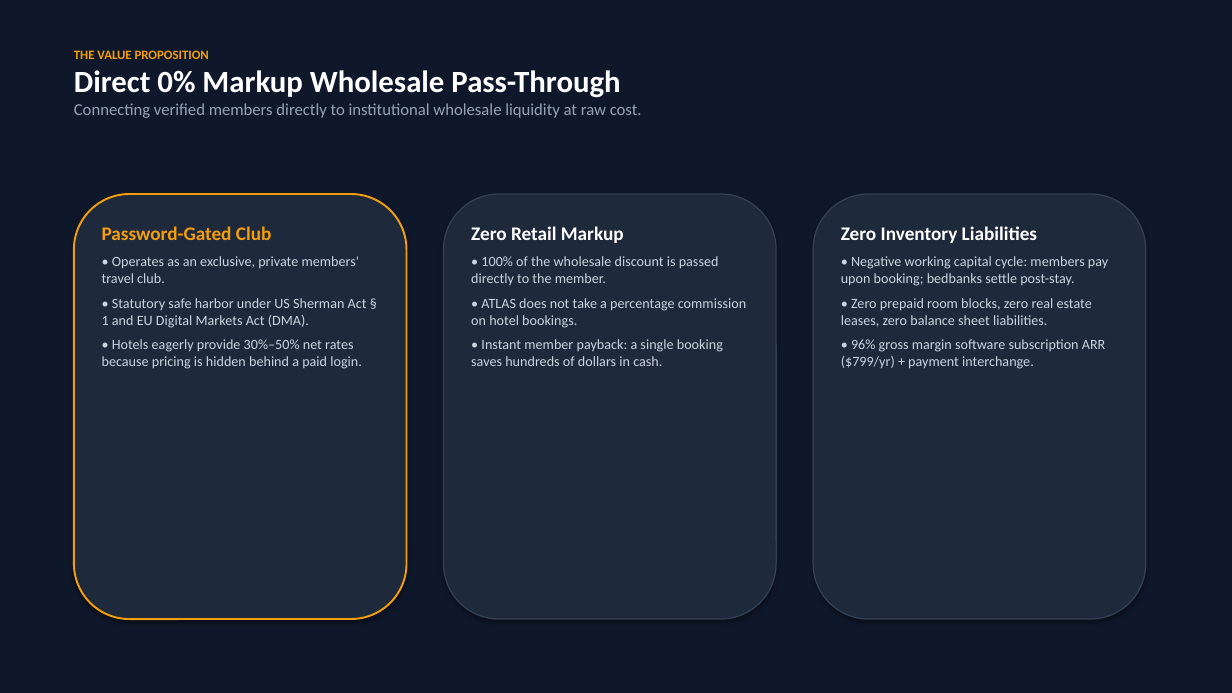
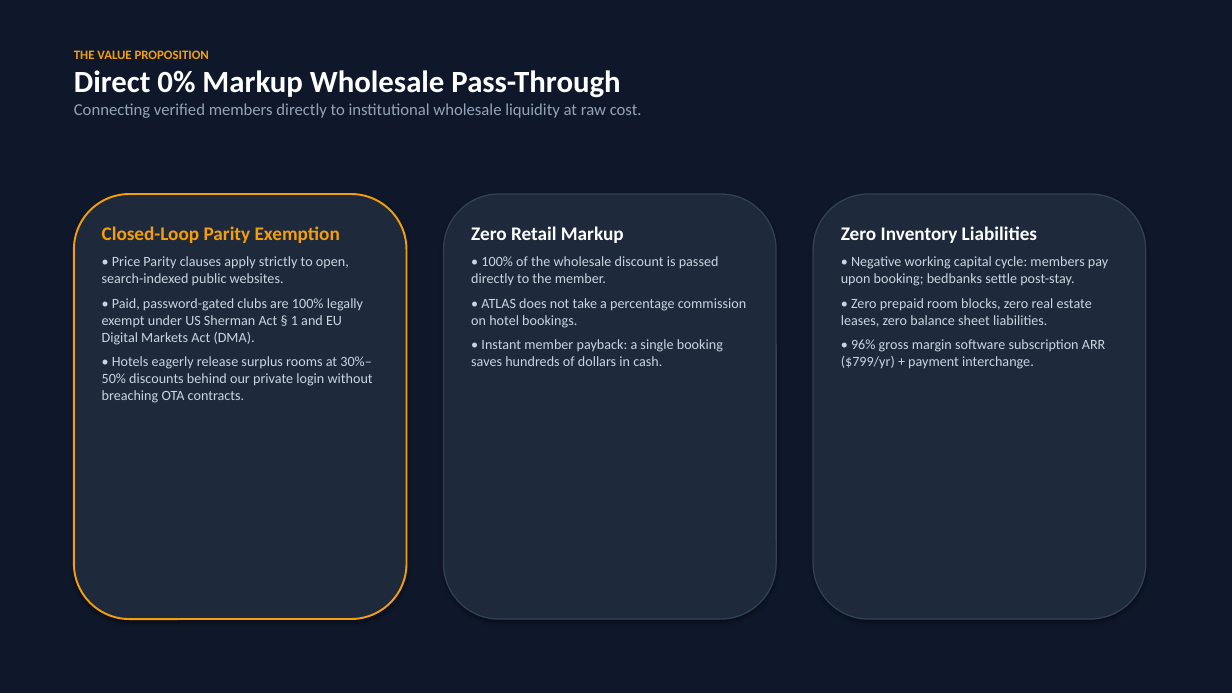
Before and after one commit to aiappsy/atlas-investor-portal, a slide deck: slide 3 of public/docs/investors/ATLAS_Investor_Pitch_Deck.pptx. Drawn at 1232x693 pixels with LibreOffice and Linux fonts; fonts in the diff are those of the drawing. Boxes give left, top, right and bottom in pixels: in the first picture for what was removed or moved away, otherwise in the second. Text is boxed around its words. In the diff, an @@ line names an element or a change of style, - is before the commit and + after.

Commit message:
Add comprehensive explanation of Price Parity, the Closed-Loop Safe Harbor, and the OTA economic moat

```diff
--- a/public/docs/investors/ATLAS_Investor_Pitch_Deck.pptx
+++ b/public/docs/investors/ATLAS_Investor_Pitch_Deck.pptx
@@ text at (102, 226, 373, 403): text changed @@
-Password-Gated Club
-• Operates as an exclusive, private members' travel club.
-• Statutory safe harbor under US Sherman Act § 1 and EU Digital Markets Act (DMA).
-• Hotels eagerly provide 30%–50% net rates because pricing is hidden behind a paid login.
+Closed-Loop Parity Exemption
+• Price Parity clauses apply strictly to open, search-indexed public websites.
+• Paid, password-gated clubs are 100% legally exempt under US Sherman Act § 1 and EU Digital Markets Act (DMA).
+• Hotels eagerly release surplus rooms at 30%–50% discounts behind our private login without breaching OTA contracts.
```
Also in this commit, not shown: 1 other slide changed, 1 other file.
